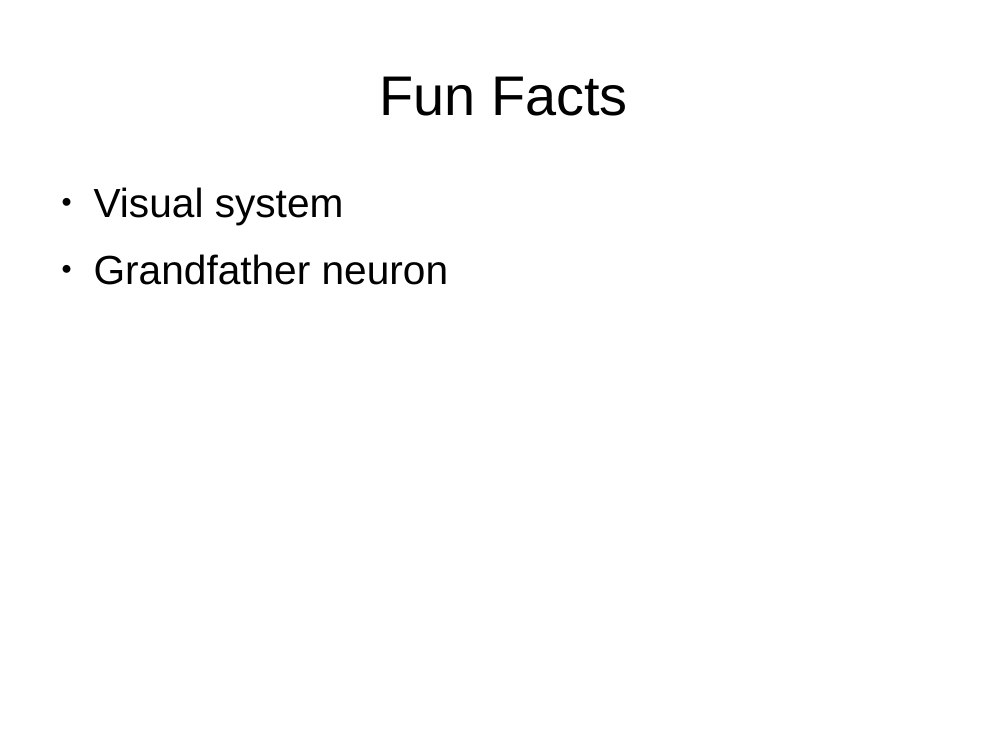
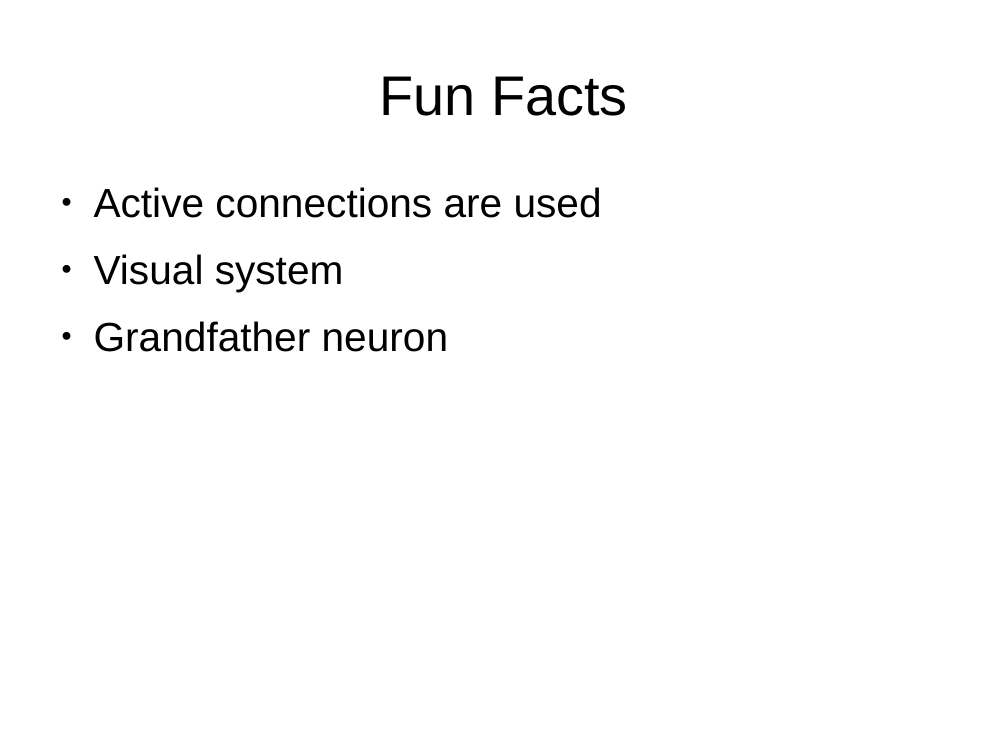
Before and after one commit to gmicros/annBrownBag, a slide deck: slide 10 of pres.odp (slide 9 before the commit). Drawn at 1008x756 pixels with LibreOffice and Linux fonts; fonts in the diff are those of the drawing. Boxes give left, top, right and bottom in pixels: in the first picture for what was removed or moved away, otherwise in the second. Text is boxed around its words. In the diff, an @@ line names an element or a change of style, - is before the commit and + after.

```diff
--- a/pres.odp
+++ b/pres.odp
@@ text at [94,187,602,218]: paragraph added @@
+● Active connections are used
```
Also in this commit, not shown: 3 other slides changed, 3 slides added, 10 other files.
